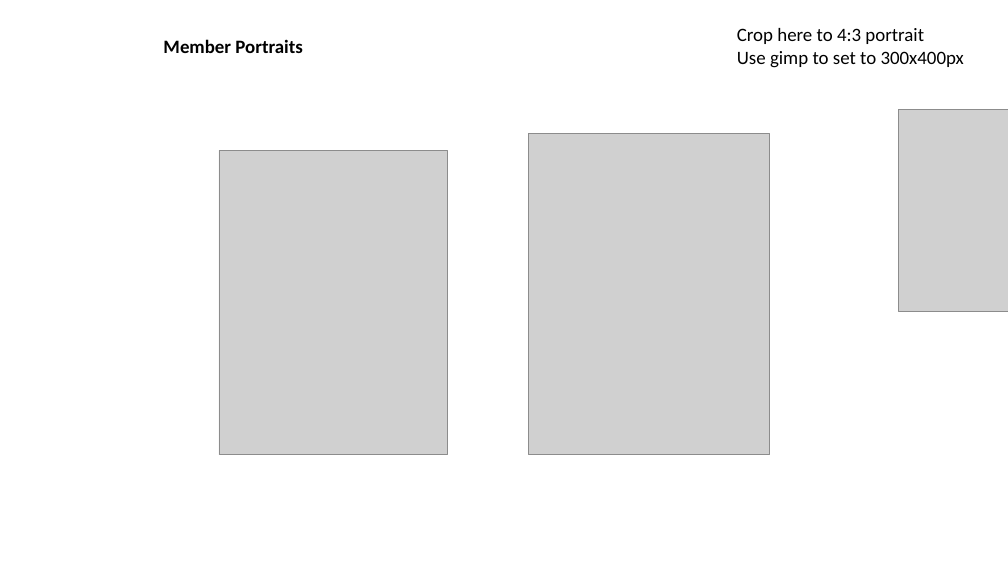
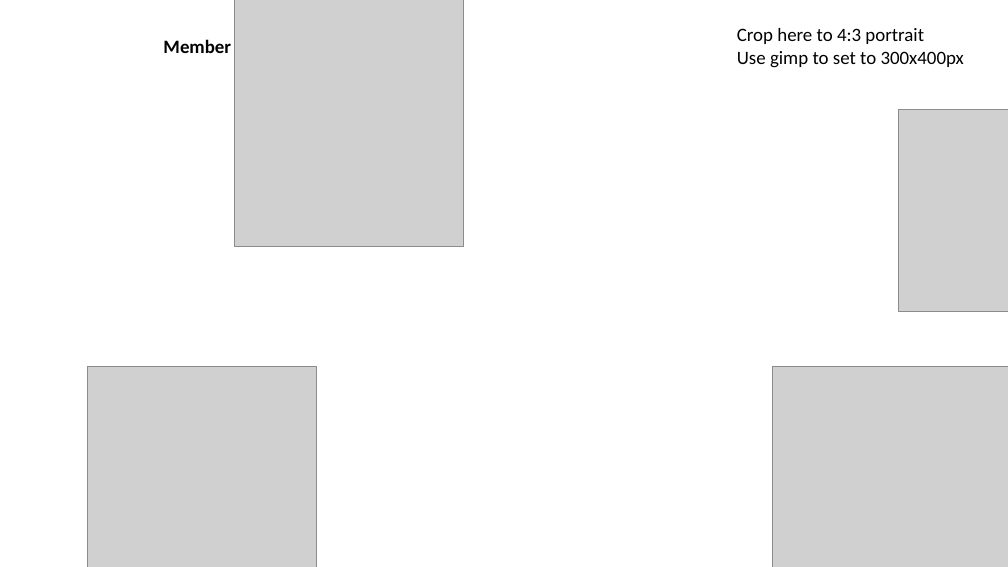
Before and after one commit to ChemistClancy/ChemistClancy.github.io, a slide deck: slide 2 of images/Cropping.pptx. Drawn at 1008x567 pixels with LibreOffice and Linux fonts; fonts in the diff are those of the drawing; grey boxes stand for pictures; background and template pictures are left out. Boxes give left, top, right and bottom in pixels: in the first picture for what was removed or moved away, otherwise in the second. Text is boxed around its words. In the diff, an @@ line names an element or a change of style, - is before the commit and + after.

```diff
--- a/images/Cropping.pptx
+++ b/images/Cropping.pptx
@@ picture: place and size @@
-picture at bbox=[219, 150, 448, 455]
+picture at bbox=[235, 0, 464, 247]
@@ picture removed at bbox=[529, 133, 770, 454] @@
@@ picture added at bbox=[87, 366, 317, 567] @@
@@ picture added at bbox=[773, 366, 1008, 567] @@
```
Also in this commit, not shown: 12 other files.
